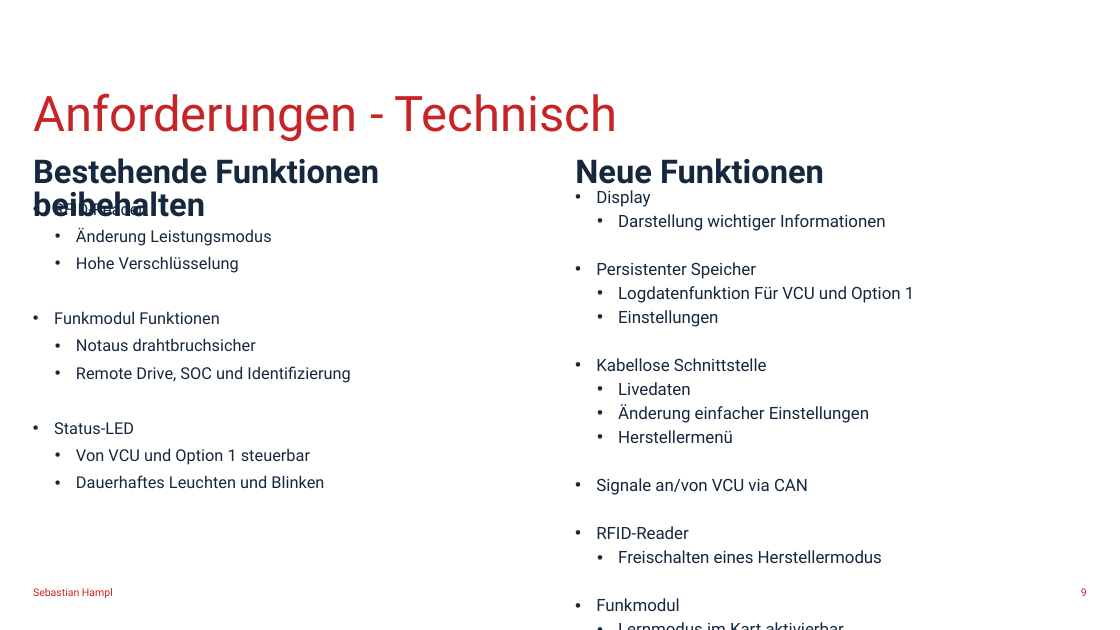
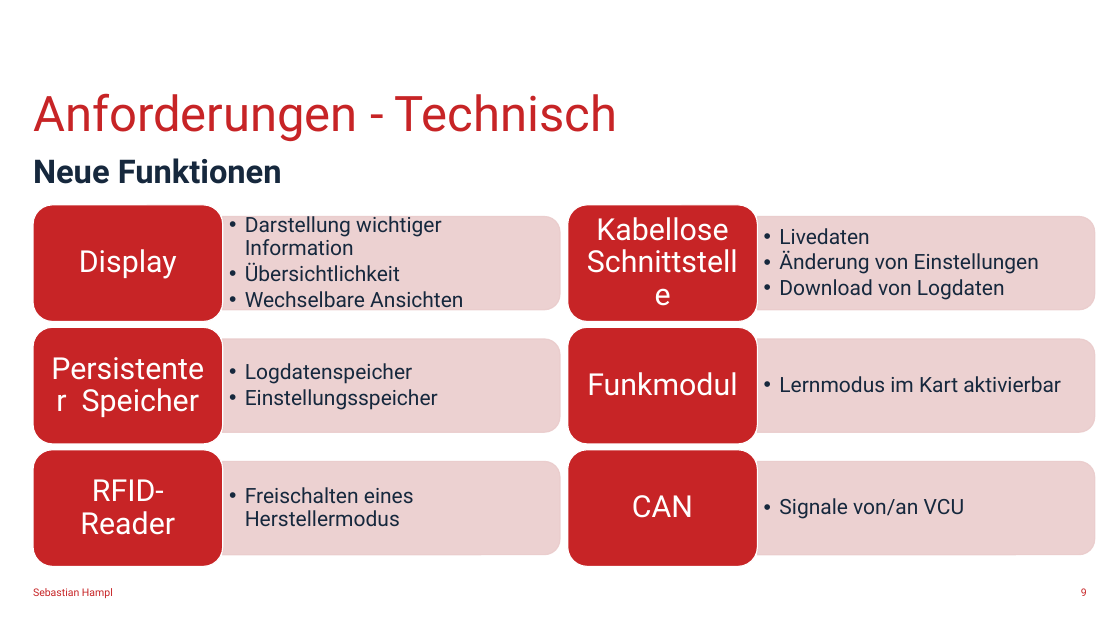
Before and after one commit to SebastianHampl18/Bachelorarbeit, a slide deck: slide 9 of Abschlussvortrag/Abschluss Sebastian Hampl.pptx. Drawn at 1120x630 pixels with LibreOffice and Linux fonts; fonts in the diff are those of the drawing; background and template pictures are left out. Boxes give left, top, right and bottom in pixels: in the first picture for what was removed or moved away, otherwise in the second. Text is boxed around its words. In the diff, an @@ line names an element or a change of style, - is before the commit and + after.

```diff
--- a/Abschlussvortrag/Abschluss Sebastian Hampl.pptx
+++ b/Abschlussvortrag/Abschluss Sebastian Hampl.pptx
@@ text at bbox=[33, 158, 282, 184]: text changed @@
-Bestehende Funktionen beibehalten
+Neue Funktionen
@@ text removed at bbox=[575, 158, 824, 191] @@
-Neue Funktionen
@@ text removed at bbox=[54, 200, 350, 488] @@
-• RFID-Reader
-  • Änderung Leistungsmodus
-  • Hohe Verschlüsselung
-• Funkmodul Funktionen
-  • Notaus drahtbruchsicher
-  • Remote Drive, SOC und Identifizierung
-• Status-LED
-  • Von VCU und Option 1 steuerbar
-  • Dauerhaftes Leuchten und Blinken
@@ text removed at bbox=[596, 190, 915, 611] @@
-• Display
-  • Darstellung wichtiger Informationen
-• Persistenter Speicher
-  • Logdatenfunktion Für VCU und Option 1
-  • Einstellungen
-• Kabellose Schnittstelle
-  • Livedaten
-  • Änderung einfacher Einstellungen
-  • Herstellermenü
-• Signale an/von VCU via CAN
-• RFID-Reader
-  • Freischalten eines Herstellermodus
-• Funkmodul
-  • Lernmodus im Kart aktivierbar
@@ group added at bbox=[33, 205, 560, 566]: 6 texts, 3 round same rects, 3 rounded rectangles @@
+  • Darstellung wichtiger Information
+  • Übersichtlichkeit
+  • Wechselbare Ansichten
+Display
+  • Logdatenspeicher
+  • Einstellungsspeicher
+Persistenter Speicher
+  • Freischalten eines Herstellermodus
+RFID-Reader
@@ group added at bbox=[568, 205, 1095, 566]: 6 texts, 3 round same rects, 3 rounded rectangles @@
+  • Livedaten
+  • Änderung von Einstellungen
+  • Download von Logdaten
+Kabellose Schnittstelle
+  • Lernmodus im Kart aktivierbar
+Funkmodul
+  • Signale von/an VCU
+CAN
```
Also in this commit, not shown: 12 other slides changed, 22 slides added, 4 slides removed, 15 other files.
